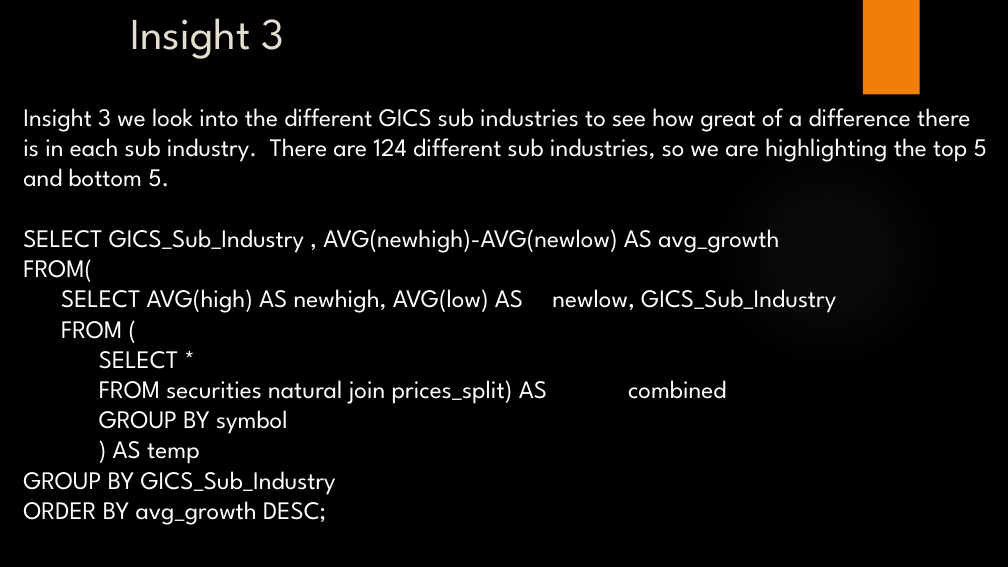
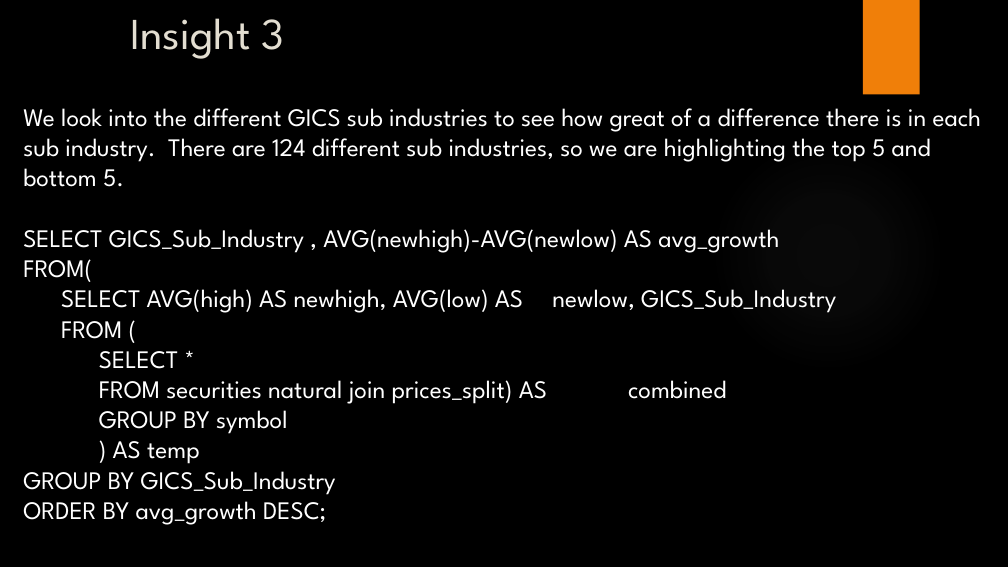
Before and after one commit to DSSMU/MSDS7330_Project, a slide deck: slide 11 of NYSE Analysis With MySQL.pptx. Drawn at 1008x567 pixels with LibreOffice and Linux fonts; fonts in the diff are those of the drawing; background and template pictures are left out. Boxes give left, top, right and bottom in pixels: in the first picture for what was removed or moved away, otherwise in the second. Text is boxed around its words. In the diff, an @@ line names an element or a change of style, - is before the commit and + after.

Commit message:
Added insight 5

```diff
--- a/NYSE Analysis With MySQL.pptx
+++ b/NYSE Analysis With MySQL.pptx
@@ text at (23, 108, 982, 187): text changed @@
-Insight 3 we look into the different GICS sub industries to see how great of a difference there is in each sub industry. There are 124 different sub industries, so we are highlighting the top 5 and bottom 5.
+We look into the different GICS sub industries to see how great of a difference there is in each sub industry. There are 124 different sub industries, so we are highlighting the top 5 and bottom 5.
```
Also in this commit, not shown: 4 other slides changed, 2 slides added, 1 slide removed, 3 other files.
